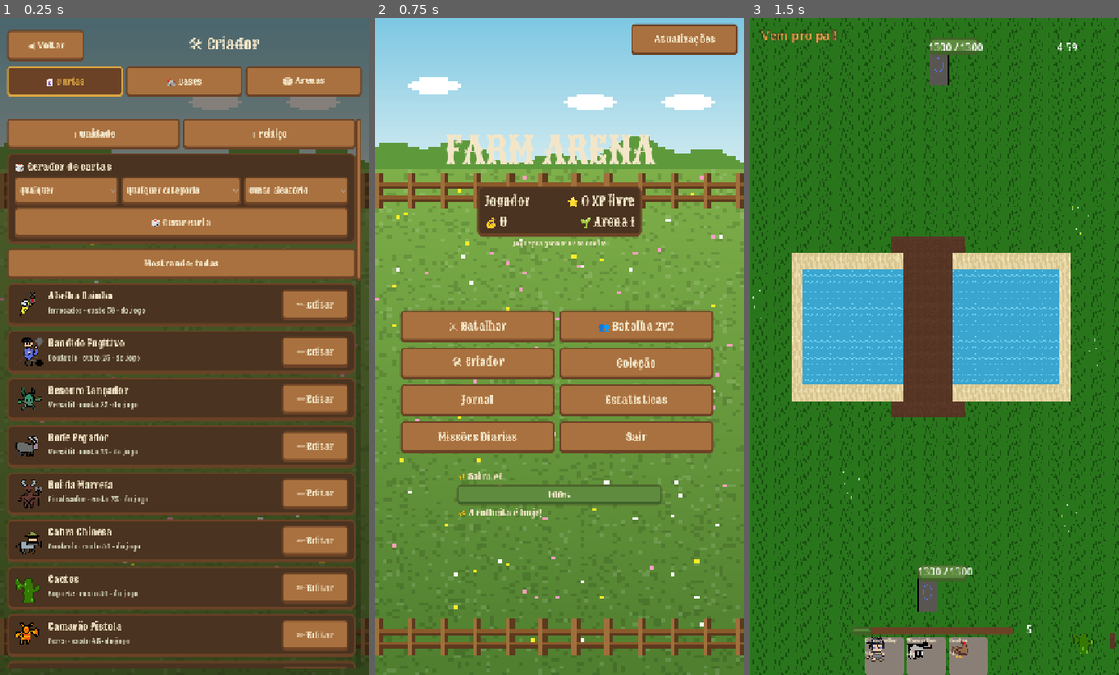
Above: before the commit, frames 1-3 (left to right).
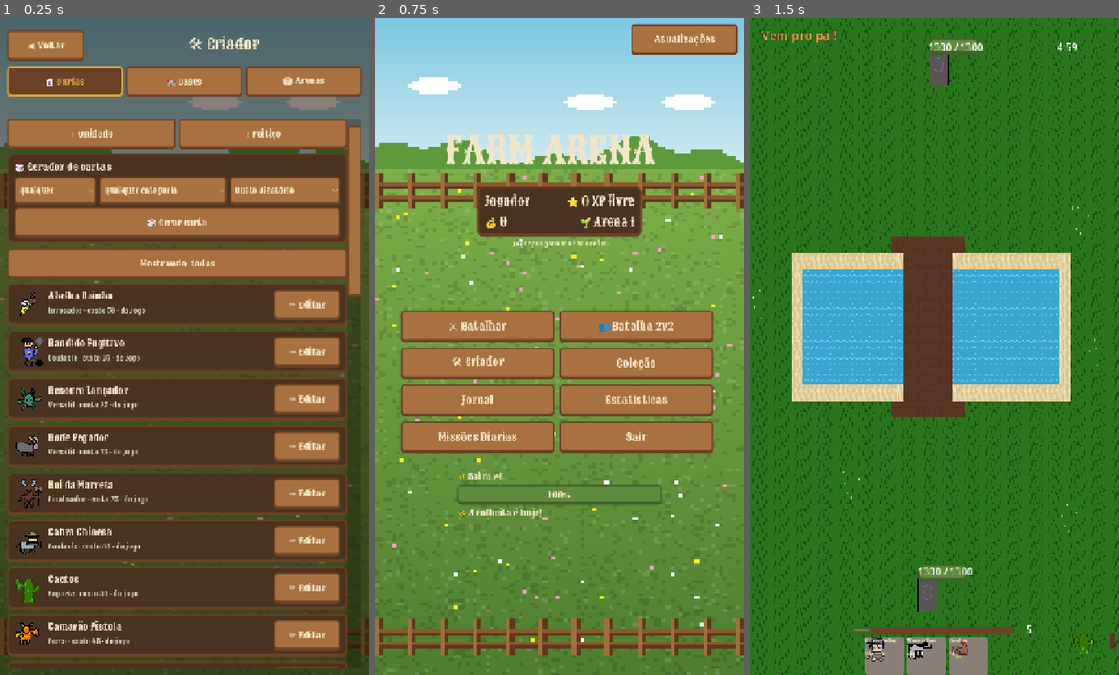
Above: after the commit, the same moments.

Repository: Generadevde/farmarena
Game: Godot game, scene res://creator/creator_menu.tscn
The game is run twice, just before and just after one commit, with the same random seed, the same clock (stepped at 60 frames per second) and the same inputs. This scene is started directly instead of the project's main scene. The engine's default icon, where the game draws it, is replaced by a stand-in: a white triangle on a blue panel in a dark square.
Inputs:
- Up to frame 1 (0.25 s): no input
- Up to frame 2 (0.75 s): click "◀ Voltar" at 0.5 s
- Up to frame 3 (1.5 s): click "⚔ Batalhar" at 1.25 s

The runs differ from the first frame. In frame 1, 5.5% of the frame differs, in the area x 19-98%, y 15-99%; in frame 2, nothing differs; in frame 3, nothing differs.

Commit message:
Rolar arrastando em qualquer lista + barra de rolagem grossa; zoom e mover no editor de desenho (botões e pinça)
Co-Authored-By: Claude Opus 5.5 <noreply@anthropic.com>
Claude-Session: https://claude.ai/code/session_01F2c9wwKpd4XWAaAeM55Dzi

Diff:
--- a/Resources/themes/theme_builder.gd
+++ b/Resources/themes/theme_builder.gd
@@ -65,6 +65,97 @@
 	rect.texture_filter = CanvasItem.TEXTURE_FILTER_NEAREST
 	rect.mouse_filter = Control.MOUSE_FILTER_IGNORE
 	_bg_layer.add_child(rect)
+
+
+# ------------------------------------------------------------ rolar arrastando
+# No celular, arrastar o dedo em QUALQUER lugar de uma lista rola ela --
+# inclusive por cima de botões, campos de texto e ícones (antes só rolava
+# pela barrinha fina). Se o dedo andou mais que DRAG_THRESHOLD, vira rolagem
+# e o toque NÃO conta como clique no botão que estava embaixo.
+const DRAG_THRESHOLD = 16.0
+var _pressing := false
+var _dragging := false
+var _press_pos := Vector2.ZERO
+var _drag_sc: ScrollContainer = null
+var _drag_vertical := true
+var _start_scroll := Vector2.ZERO
+var _sending_cancel := false
+
+
+func _input(event):
+	if _sending_cancel:
+		return
+	if event is InputEventMouseButton and event.button_index == MOUSE_BUTTON_LEFT:
+		if event.pressed:
+			_pressing = true
+			_dragging = false
+			_drag_sc = null
+			_press_pos = event.position
+		else:
+			if _dragging:
+				get_viewport().set_input_as_handled()
+			_pressing = false
+			_dragging = false
+			_drag_sc = null
+	elif event is InputEventMouseMotion and _pressing:
+		var delta: Vector2 = event.position - _press_pos
+		if !_dragging:
+			if delta.length() < DRAG_THRESHOLD:
+				return
+			_drag_vertical = abs(delta.y) >= abs(delta.x)
+			_drag_sc = _find_scroll_at(_press_pos, _drag_vertical)
+			if _drag_sc == null:
+				_pressing = false  # não é lista -- deixa o toque seguir normal (desenho, batalha...)
+				return
+			_dragging = true
+			_start_scroll = Vector2(_drag_sc.scroll_horizontal, _drag_sc.scroll_vertical)
+			_cancel_pending_click()
+		if is_instance_valid(_drag_sc):
+			if _drag_vertical:
+				_drag_sc.scroll_vertical = int(_start_scroll.y - delta.y)
+			else:
+				_drag_sc.scroll_horizontal = int(_start_scroll.x - delta.x)
+		get_viewport().set_input_as_handled()
+
+
+# "solta" o dedo bem longe da tela pro botão que estava sendo apertado não
+# disparar quando o dedo levantar no fim da rolagem
+func _cancel_pending_click():
+	var ev = InputEventMouseButton.new()
+	ev.button_index = MOUSE_BUTTON_LEFT
+	ev.pressed = false
+	ev.position = Vector2(-9999, -9999)
+	ev.global_position = ev.position
+	_sending_cancel = true
+	get_viewport().push_input(ev)
+	_sending_cancel = false
+
+
+# a lista rolável (visível, na camada mais de cima) que está embaixo do dedo
+# e que realmente tem o que rolar nessa direção -- a menor, se tiver uma
+# dentro da outra (ex: carrossel horizontal dentro da coleção)
+func _find_scroll_at(pos: Vector2, vertical: bool) -> ScrollContainer:
+	var best: ScrollContainer = null
+	var best_layer = -INF
+	var best_area = INF
+	for n in get_tree().root.find_children("*", "ScrollContainer", true, false):
+		var sc: ScrollContainer = n
+		if !sc.is_visible_in_tree() or !sc.get_global_rect().has_point(pos):
+			continue
+		if vertical:
+			if sc.vertical_scroll_mode == ScrollContainer.SCROLL_MODE_DISABLED or sc.get_v_scroll_bar().max_value <= sc.size.y + 1:
+				continue
+		else:
+			if sc.horizontal_scroll_mode == ScrollContainer.SCROLL_MODE_DISABLED or sc.get_h_scroll_bar().max_value <= sc.size.x + 1:
+				continue
+		var layer_node = sc.get_canvas_layer_node()
+		var layer = layer_node.layer if layer_node != null else 0
+		var area = sc.size.x * sc.size.y
+		if layer > best_layer or (layer == best_layer and area < best_area):
+			best = sc
+			best_layer = layer
+			best_area = area
+	return best
 
 
 func _process(_delta):
@@ -173,9 +264,15 @@
 	var scroll_bg = StyleBoxFlat.new()
 	scroll_bg.bg_color = Color(0, 0, 0, 0.18)
 	scroll_bg.set_corner_radius_all(6)
-	scroll_bg.content_margin_left = 6
-	scroll_bg.content_margin_right = 6
+	scroll_bg.content_margin_left = 14   # barra bem mais grossa (~28px), fácil de pegar com o dedo
+	scroll_bg.content_margin_right = 14
+	scroll_bg.content_margin_top = 14
+	scroll_bg.content_margin_bottom = 14
 	var grab = _make_wood_stylebox(COLOR_WOOD_LIGHT, COLOR_WOOD_DARK)
+	grab.content_margin_top = 24
+	grab.content_margin_bottom = 24
+	grab.content_margin_left = 24
+	grab.content_margin_right = 24
 	for t in ["VScrollBar", "HScrollBar"]:
 		theme.set_stylebox("scroll", t, scroll_bg)
 		theme.set_stylebox("grabber", t, grab)
--- a/creator/pixel_editor.gd
+++ b/creator/pixel_editor.gd
@@ -20,7 +20,7 @@
 	Color("ffffff"), Color("7a7a7a"), Color("4b6b8a"), Color("b8e0f0"),
 ]
 
-enum Tool { PENCIL, ERASER, FILL, PICKER }
+enum Tool { PENCIL, ERASER, FILL, PICKER, PAN }
 
 var image: Image
 var _undo: Array = []
@@ -30,6 +30,11 @@
 var _mirror := false
 var _show_grid := true
 var _drawing := false
+var _zoom := 1.0          # 1 = cabe inteiro na tela; até 8x
+var _pan := Vector2.ZERO  # deslocamento do desenho quando tem zoom
+var _panning := false
+var _zoom_label: Label
+const MAX_ZOOM = 8.0
 var _last_cell := Vector2i(-1, -1)
 
 var _canvas: Control
@@ -93,6 +98,7 @@
 	_canvas.size_flags_horizontal = Control.SIZE_EXPAND_FILL
 	_canvas.mouse_filter = Control.MOUSE_FILTER_STOP
 	_canvas.texture_filter = CanvasItem.TEXTURE_FILTER_NEAREST
+	_canvas.clip_contents = true  # com zoom, o que sai da área fica cortado
 	_canvas.draw.connect(_draw_canvas)
 	_canvas.gui_input.connect(_canvas_input)
 	_canvas.resized.connect(func(): _canvas.queue_redraw())
@@ -107,6 +113,27 @@
 	_add_tool(tools, Tool.ERASER, "🧽 Borracha")
 	_add_tool(tools, Tool.FILL, "🪣 Balde")
 	_add_tool(tools, Tool.PICKER, "💧 Pegar cor")
+	_add_tool(tools, Tool.PAN, "✋ Mover")
+
+	# zoom: botões + pinça com 2 dedos
+	var zoom_row = HFlowContainer.new()
+	zoom_row.add_theme_constant_override("h_separation", 6)
+	zoom_row.add_theme_constant_override("v_separation", 6)
+	root.add_child(zoom_row)
+	root.move_child(zoom_row, _canvas.get_index())  # logo acima do desenho
+	_btn(zoom_row, "🔍 −", func(): _set_zoom(_zoom / 1.5))
+	_zoom_label = Label.new()
+	_zoom_label.custom_minimum_size = Vector2(110, 60)
+	_zoom_label.horizontal_alignment = HORIZONTAL_ALIGNMENT_CENTER
+	_zoom_label.vertical_alignment = VERTICAL_ALIGNMENT_CENTER
+	_zoom_label.add_theme_font_size_override("font_size", 20)
+	zoom_row.add_child(_zoom_label)
+	_btn(zoom_row, "🔍 +", func(): _set_zoom(_zoom * 1.5))
+	_btn(zoom_row, "⟲ Tela toda", func():
+		_pan = Vector2.ZERO
+		_set_zoom(1.0)
+	)
+	_update_zoom_label()
 
 	var tools2 = HFlowContainer.new()  # quebra linha sozinho -- nada fica por cima de nada
 	tools2.add_theme_constant_override("h_separation", 6)
@@ -218,7 +245,7 @@
 func _set_color(c: Color):
 	_color = c
 	_color_swatch.color = c
-	if _tool == Tool.ERASER or _tool == Tool.PICKER:
+	if _tool == Tool.ERASER or _tool == Tool.PICKER or _tool == Tool.PAN:
 		_select_tool(Tool.PENCIL)
 
 
@@ -226,13 +253,43 @@
 
 func _cell_size() -> float:
 	var s = _canvas.size
-	return floor(min(s.x / image.get_width(), s.y / image.get_height()))
+	var fit = floor(min(s.x / image.get_width(), s.y / image.get_height()))
+	return max(1.0, floor(fit * _zoom))
 
 
 func _canvas_origin() -> Vector2:
 	var cs = _cell_size()
 	var used = Vector2(image.get_width(), image.get_height()) * cs
-	return ((_canvas.size - used) / 2.0).floor()
+	return ((_canvas.size - used) / 2.0 + _pan).floor()
+
+
+func _set_zoom(z: float, focus: Vector2 = Vector2.INF):
+	var old_cs = _cell_size()
+	var old_origin = _canvas_origin()
+	_zoom = clamp(z, 1.0, MAX_ZOOM)
+	if _zoom <= 1.0:
+		_pan = Vector2.ZERO
+	elif focus != Vector2.INF:
+		# mantém o pixel que está embaixo dos dedos no mesmo lugar
+		var cell_pos = (focus - old_origin) / old_cs
+		var new_cs = _cell_size()
+		var used = Vector2(image.get_width(), image.get_height()) * new_cs
+		_pan = focus - cell_pos * new_cs - (_canvas.size - used) / 2.0
+	_clamp_pan()
+	_update_zoom_label()
+	_canvas.queue_redraw()
+
+
+func _clamp_pan():
+	var cs = _cell_size()
+	var used = Vector2(image.get_width(), image.get_height()) * cs
+	var limit = ((used - _canvas.size) / 2.0).max(Vector2.ZERO) + Vector2(40, 40)
+	_pan = _pan.clamp(-limit, limit)
+
+
+func _update_zoom_label():
+	if _zoom_label != null:
+		_zoom_label.text = "%d%%" % int(round(_zoom * 100))
 
 
 func _draw_canvas():
@@ -269,6 +326,26 @@
 # só mouse: no celular o Godot já converte toque em mouse (emulate_mouse_from_touch),
 # tratar os dois faria desenhar duas vezes
 func _canvas_input(event: InputEvent):
+	# pinça com 2 dedos = zoom; arrastar com 2 dedos = mover
+	if event is InputEventMagnifyGesture:
+		_cancel_stroke()
+		_set_zoom(_zoom * event.factor, event.position)
+		return
+	if event is InputEventPanGesture:
+		_cancel_stroke()
+		_pan -= event.delta * 8.0
+		_clamp_pan()
+		_canvas.queue_redraw()
+		return
+	# ferramenta Mover: arrasta o desenho com 1 dedo
+	if _tool == Tool.PAN:
+		if event is InputEventMouseButton and event.button_index == MOUSE_BUTTON_LEFT:
+			_panning = event.pressed
+		elif event is InputEventMouseMotion and _panning:
+			_pan += event.relative
+			_clamp_pan()
+			_canvas.queue_redraw()
+		return
 	if event is InputEventMouseButton and event.button_index == MOUSE_BUTTON_LEFT:
 		if event.pressed:
 			var cell = _pos_to_cell(event.position)
@@ -300,6 +377,14 @@
 			_refresh()
 
 
+# o 1º dedo da pinça começa a desenhar antes do 2º encostar -- desfaz esse risco
+func _cancel_stroke():
+	if _drawing and !_undo.is_empty():
+		image = _undo.pop_back()
+		_refresh()
+	_drawing = false
+
+
 func _paint(cell: Vector2i):
 	var c = Color(0, 0, 0, 0) if _tool == Tool.ERASER else _color
 	if _in_bounds(cell):
--- a/project.godot
+++ b/project.godot
@@ -62,6 +62,10 @@
 damageable=""
 navigation_polygon_source_geometry_group=""
 
+[input_devices]
+
+pointing/android/enable_pan_and_scale_gestures=true
+
 [rendering]
 
 textures/canvas_textures/default_texture_filter=0
